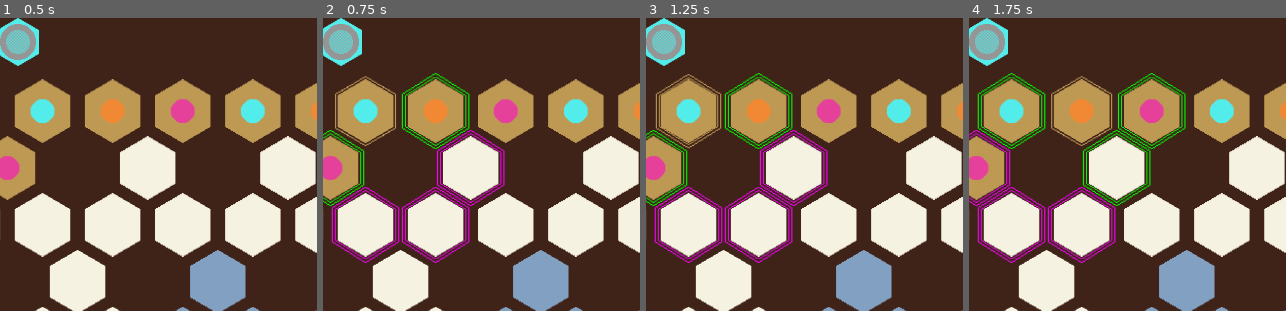
Above: before the commit, frames 1-4 (left to right).
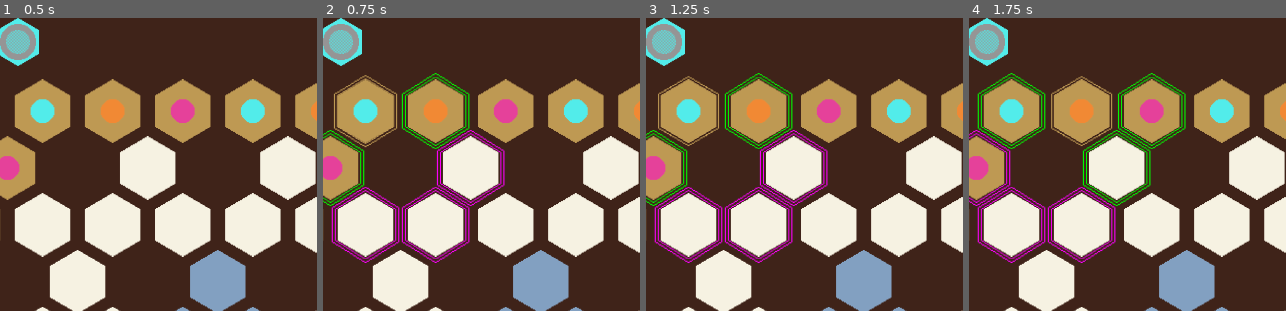
Above: after the commit, the same moments.

Repository: jbbranch9/MANOK
Game: Godot game, scene res://game.tscn
The game is run twice, just before and just after one commit, with the same random seed, the same clock (stepped at 60 frames per second) and the same inputs.
Inputs (mouse positions are % of the whole screen's width and height, from its top left):
- Up to frame 1 (0.5 s): no input
- Up to frame 2 (0.75 s): tap Enter at 0.5 s; move the mouse to (23, 16) at 0.52 s; click (23, 16) at 0.6 s
- Up to frame 3 (1.25 s): no input
- Up to frame 4 (1.75 s): move the mouse to (34, 16) at 1.27 s; click (34, 16) at 1.35 s
The pictures show only the part of the screen within x 16-66%, y 0-50%; the shares and areas given below are measured in that part.

Frame 1 is identical in both runs. In frame 2, 0.6% of the frame differs, in the area x 3-24%, y 19-45%; in frame 3, 0.8%; in frame 4, nothing differs.

Commit message:
fixed carrier placement bug
carrier placement logic is wip

Diff:
--- a/carrier_stage.gd
+++ b/carrier_stage.gd
@@ -1,6 +1,6 @@
 extends Node2D
 
-signal carrier_pickup
+signal carrier_pickup(just_activated)
 
 onready var sprites = [$Sprite_1, $Sprite_2, $Sprite_3]
 
@@ -15,7 +15,7 @@
 func _on_Button_pressed():
 	if carrier_count > 0:
 		carrier_count -= 1
-		emit_signal("carrier_pickup")
+		emit_signal("carrier_pickup", true)
 		sprites[carrier_count].visible = false
 		if carrier_count == 2:
 			btn.rect_size = Vector2(128, 64)
--- a/cursor.gd
+++ b/cursor.gd
@@ -1,6 +1,7 @@
 extends Node2D
 
 onready var has_carrier = false
+onready var new_carrier = false
 
 func toggle_carrier():
 	has_carrier = not has_carrier
--- a/game.gd
+++ b/game.gd
@@ -4,7 +4,8 @@
 onready var cursor_focus = null
 onready var selection = null
 
-
+func _process(delta):
+	print($cursor.has_carrier, $cursor.new_carrier)
 
 
 func _ready():
@@ -38,12 +39,26 @@
 	for t in tiles:
 		t.connect("clicked", self, "tile_clicked")
 
-func carrier_pickup():
+func carrier_pickup(just_activated):
 	if $cursor.has_carrier == false:
 		$cursor.toggle_carrier()
+	$cursor.new_carrier = just_activated
+
 
 func tile_clicked(tile):
-	select(tile)
+	if $cursor.has_carrier and not tile.has()["carrier"]:
+		tile.place('carrier', Color("#444444"))
+		$cursor.toggle_carrier()
+		#THEN 'deselect' that tile (set selection to null)
+		selection = null
+		#and then exit the function
+		return
+	elif not $cursor.has_carrier and tile.has()["carrier"]:
+		carrier_pickup(false)
+		tile.remove("carrier")
+		select(tile)
+	else:
+		select(tile)
 
 #searches the 'tiles' array and returns the named tile
 func get_tile(tile_ID):
@@ -108,14 +123,7 @@
 		else:
 			var slides = Zones.get_slideables(selection.tile_name)
 			var jumps = Zones.get_jumpables(selection.tile_name)
-			if str(tile) in slides or str(tile) in jumps:
-				if $cursor.has_carrier:
-					tile.place('carrier')
-					$cursor.toggle_carrier()
-					#THEN 'deselect' that tile (set selection to null)
-					selection = null
-					#and then exit the function
-					return
+
 
 	selection = tile
 	selection.flare.visible = true
--- a/tile.tscn
+++ b/tile.tscn
@@ -47,14 +47,12 @@
 [node name="flare" type="AnimatedSprite" parent="flare"]
 frames = SubResource( 5 )
 animation = "flare"
-frame = 10
 playing = true
 
 [node name="flare2" type="AnimatedSprite" parent="flare"]
 scale = Vector2( 1.1, 1.1 )
 frames = SubResource( 5 )
 animation = "flare"
-frame = 10
 playing = true
 
 [node name="pawn" parent="." instance=ExtResource( 4 )]
